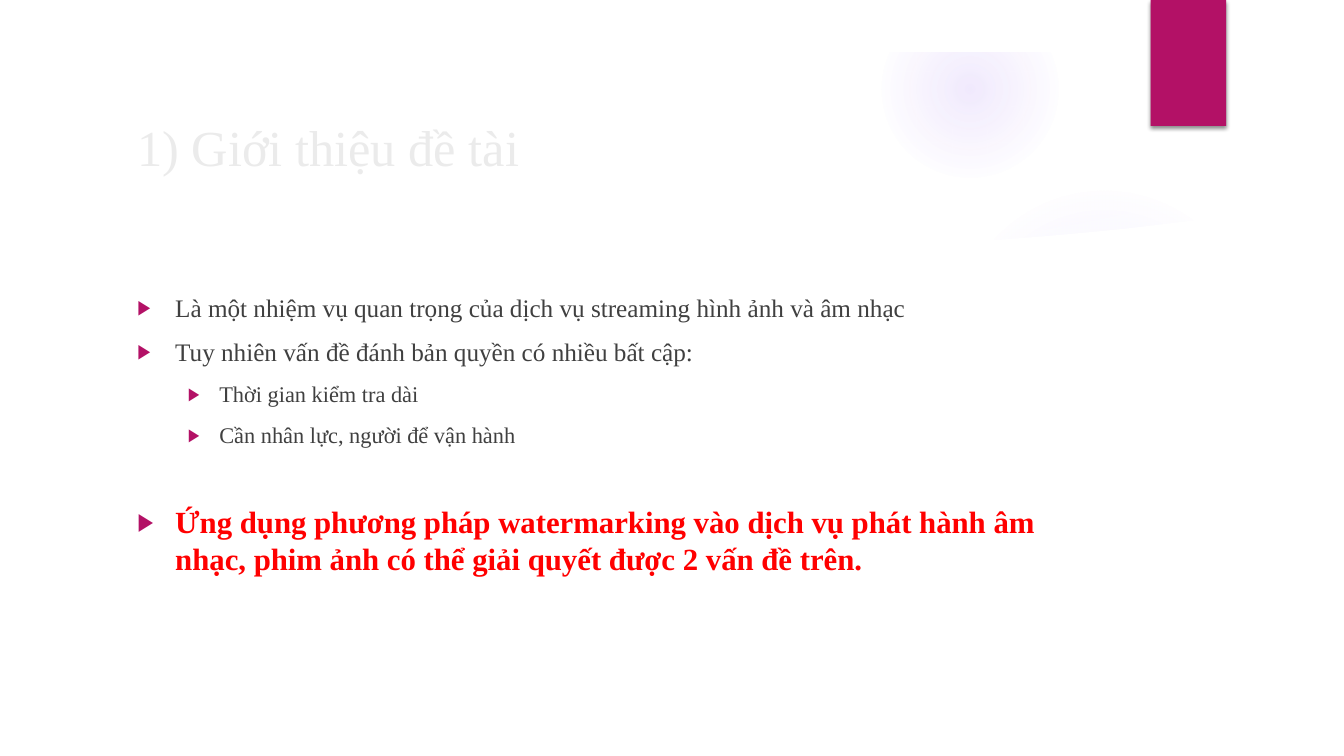
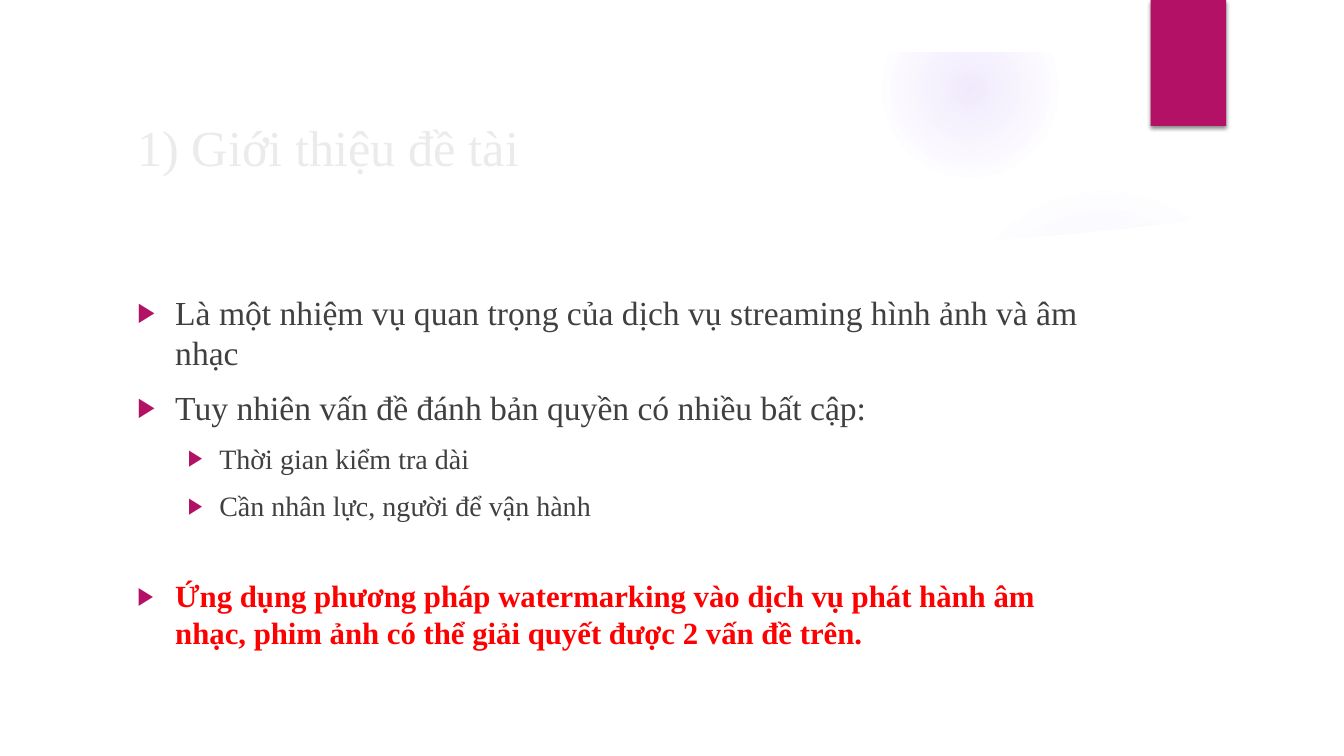
Before and after one commit to TruongThanhNam97/angular-audio, a slide deck: slide 5 of document/BC-LVTN.pptx. Drawn at 1344x756 pixels with LibreOffice and Linux fonts; fonts in the diff are those of the drawing; background and template pictures are left out. Boxes give left, top, right and bottom in pixels: in the first picture for what was removed or moved away, otherwise in the second. Text is boxed around its words. In the diff, an @@ line names an element or a change of style, - is before the commit and + after.

```diff
--- a/document/BC-LVTN.pptx
+++ b/document/BC-LVTN.pptx
@@ text at [175, 301, 1077, 522]: size 18 to 24 pt in "Là một nhiệm vụ quan trọng của ...", "Tuy nhiên vấn đề đánh bản quyền ..."; size 16 to 20 pt in "Thời gian kiểm tra dài", "Cần nhân lực, người để vận hành" @@
```
Also in this commit, not shown: 15 other slides changed, 3 slides added, 3 other files.
